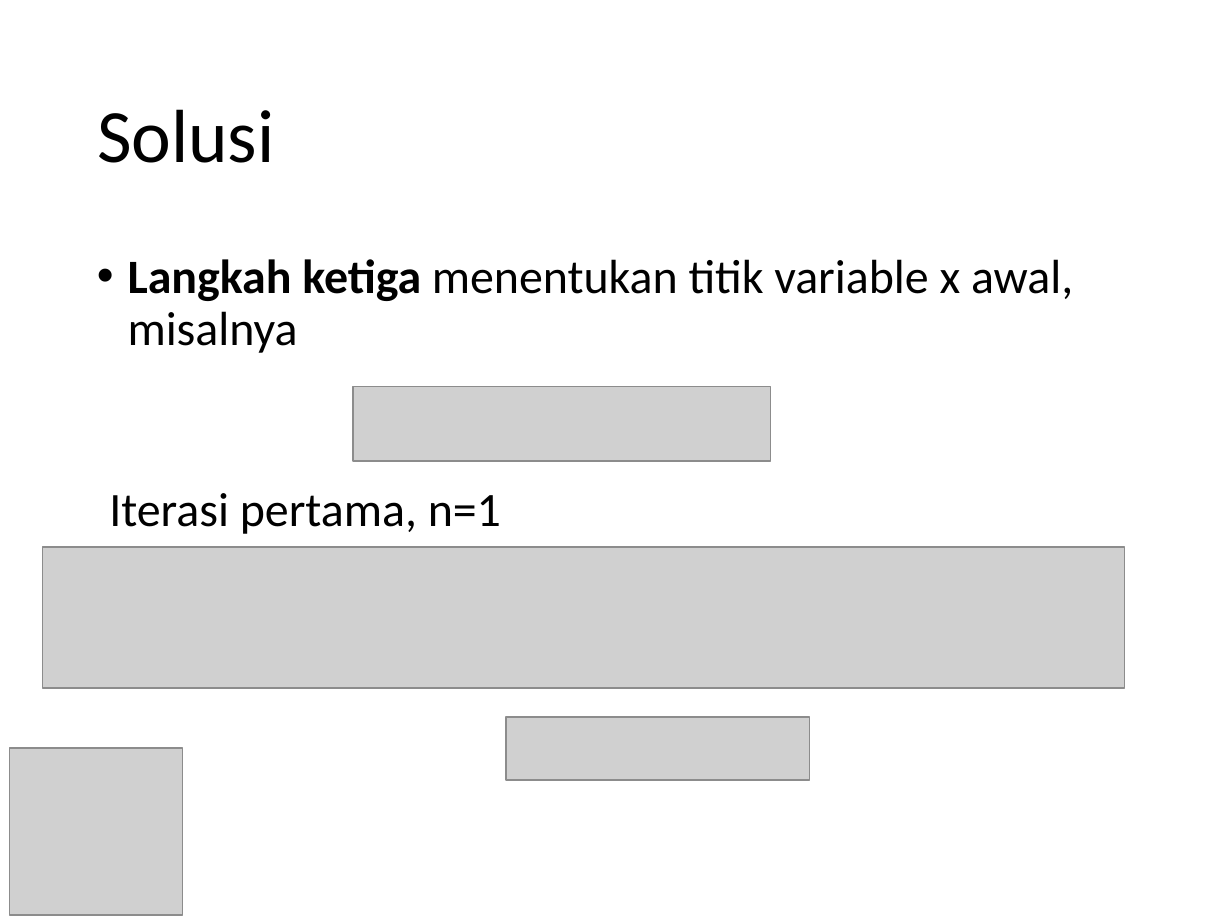
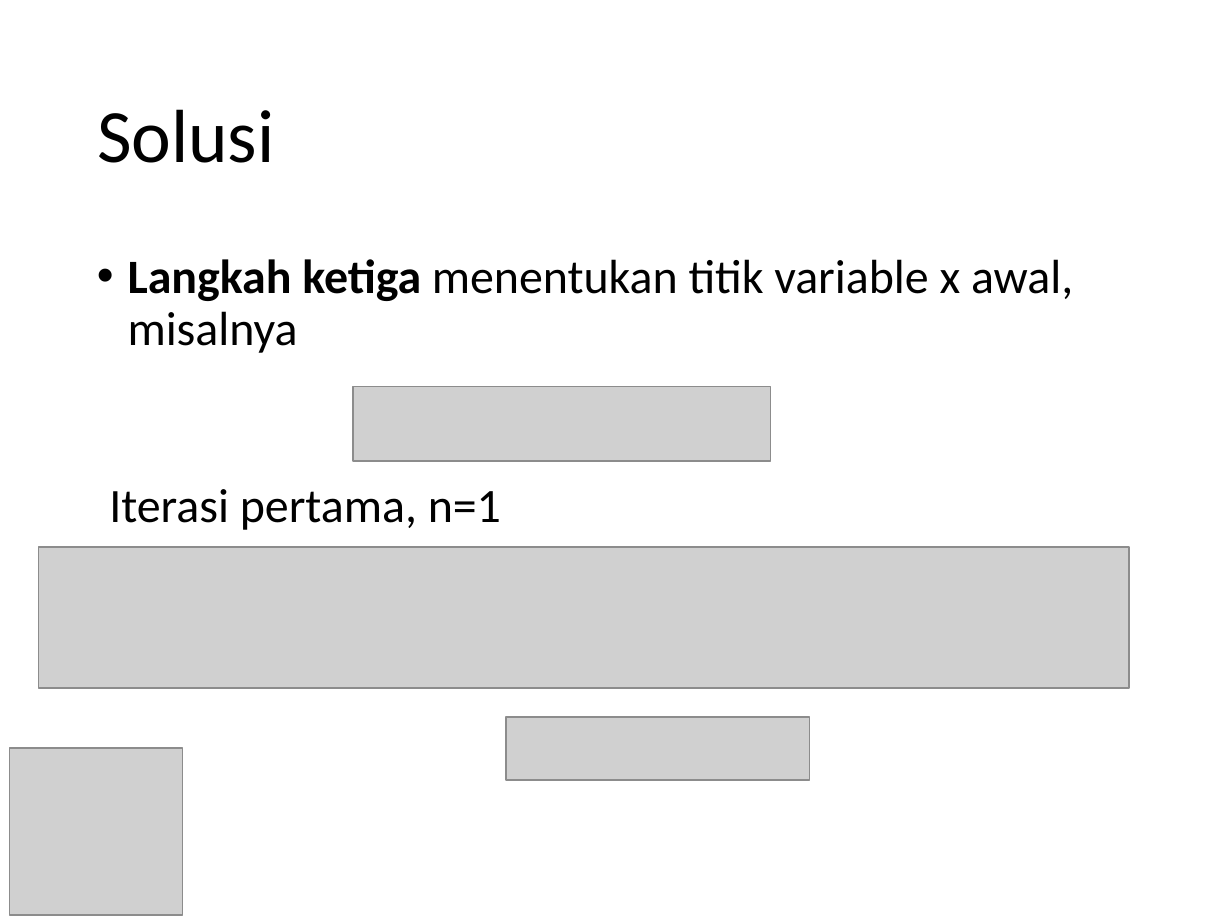
Before and after one commit to miftanurfarid/EL1211_metode_numerik_dan_teknik_komputasi, a slide deck: slide 30 of slides/EL 1211 04 - Penyelesaian Persamaan Linear Serentak.ppt. Drawn at 1232x924 pixels with LibreOffice and Linux fonts; fonts in the diff are those of the drawing; grey boxes stand for pictures. Boxes give left, top, right and bottom in pixels: in the first picture for what was removed or moved away, otherwise in the second. Text is boxed around its words. In the diff, an @@ line names an element or a change of style, - is before the commit and + after.

```diff
--- a/slides/EL 1211 04 - Penyelesaian Persamaan Linear Serentak.ppt
+++ b/slides/EL 1211 04 - Penyelesaian Persamaan Linear Serentak.ppt
@@ text "Iterasi pertama, n=1" at (109, 489, 501, 530): line spacing 0.9 to 0.8 @@
@@ picture: place and size @@
-picture at (43, 547, 1125, 689)
+picture at (38, 547, 1129, 689)
```
Also in this commit, not shown: 4 other slides changed, 4 other files.
